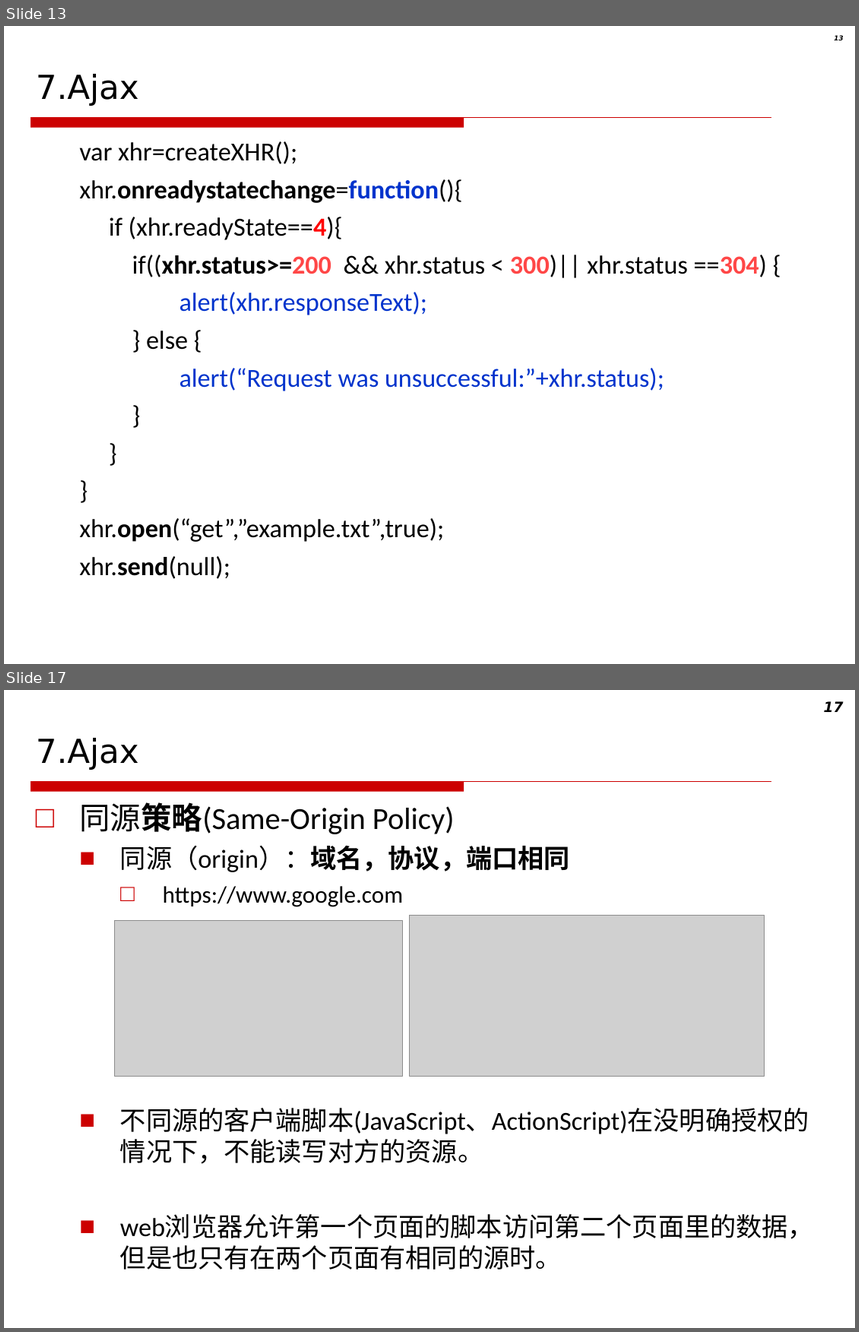
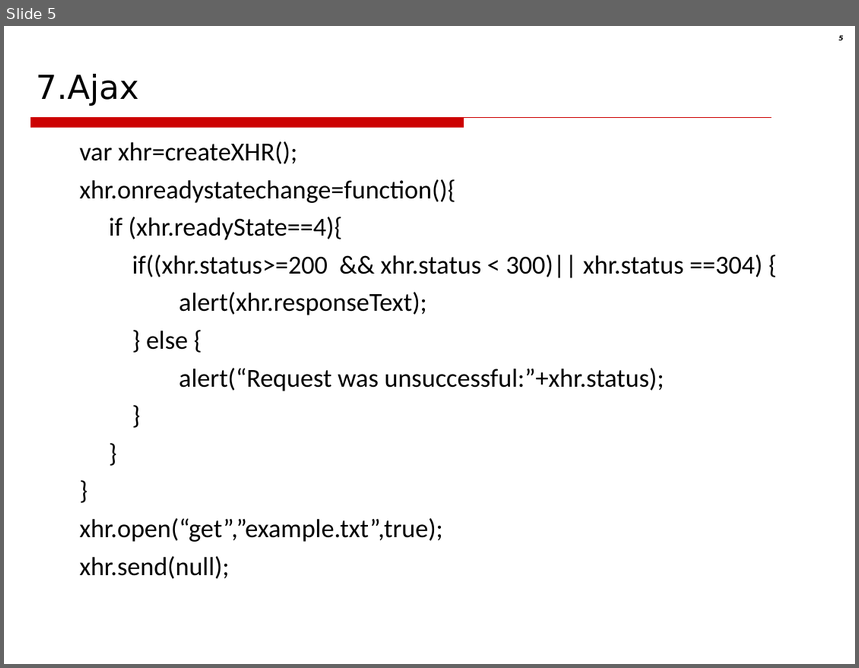
Before and after one commit to akikohaku/CSU-PPT, a slide deck: Web技术-2021/07.Ajax.ppt. Shown one above the other, each under a label of ours: slides 13 and 17 before the commit, slide 5 after it; the slides between them are not shown. The pictures are 859x1332 and 859x668 pixels, drawn with LibreOffice and Linux fonts; fonts in the diff are those of the drawing; grey boxes stand for pictures; background and template pictures are left out. Boxes give left, top, right and bottom in pixels: in the first picture for what was removed or moved away, otherwise in the second. Text is boxed around its words. In the diff, an @@ line names an element or a change of style, - is before the commit and + after.

```diff
--- a/Web技术-2021/07.Ajax.ppt
+++ b/Web技术-2021/07.Ajax.ppt
@@ slide 17 removed at <box>4,690,855,1328</box>, background picture (left out); not listed: 1 template element that a slide beside it also shows @@
@@ page number removed at <box>824,701,844,712</box> @@
-17
@@ title removed at <box>36,738,139,770</box> @@
-7.Ajax
@@ text removed at <box>79,802,814,1270</box> @@
-□ 同源策略(Same-Origin Policy)
-  ■ 同源（origin）：域名，协议，端口相同
-    □ https://www.google.com
-  ■ 不同源的客户端脚本(JavaScript、ActionScript)在没明确授权的情况下，不能读写对方的资源。
-  ■ web浏览器允许第一个页面的脚本访问第二个页面里的数据，但是也只有在两个页面有相同的源时。
@@ picture removed at <box>409,916,765,1076</box> @@
@@ picture removed at <box>115,921,403,1075</box> @@
@@ what was slide 13 is now slide 5 @@
@@ slide 5 changed as well @@
@@ page number at <box>839,36,844,40</box>: text changed @@
-13
+5
@@ text at <box>79,180,762,579</box>: text colour #0033CC to #000000 in "xhr.onreadystatechange=function(){", "alert(xhr.responseText);", "alert(“Request was unsuccessful:”+xhr.status);"; bold off in "xhr.onreadystatechange=function(){", "(xhr.readyState==4){", "if((xhr.status>=200 300)|| ==304)", "xhr.open(“get”,”example.txt”,true);" and 1 more places; text colour #FF0000 to #000000 in "(xhr.readyState==4){"; text colour #FF4747 to #000000 in "if((xhr.status>=200 300)|| ==304)" @@
```
Also in this commit, not shown: 4 other slides changed, 1 slide added, 23 other slides removed, 19 other files.
